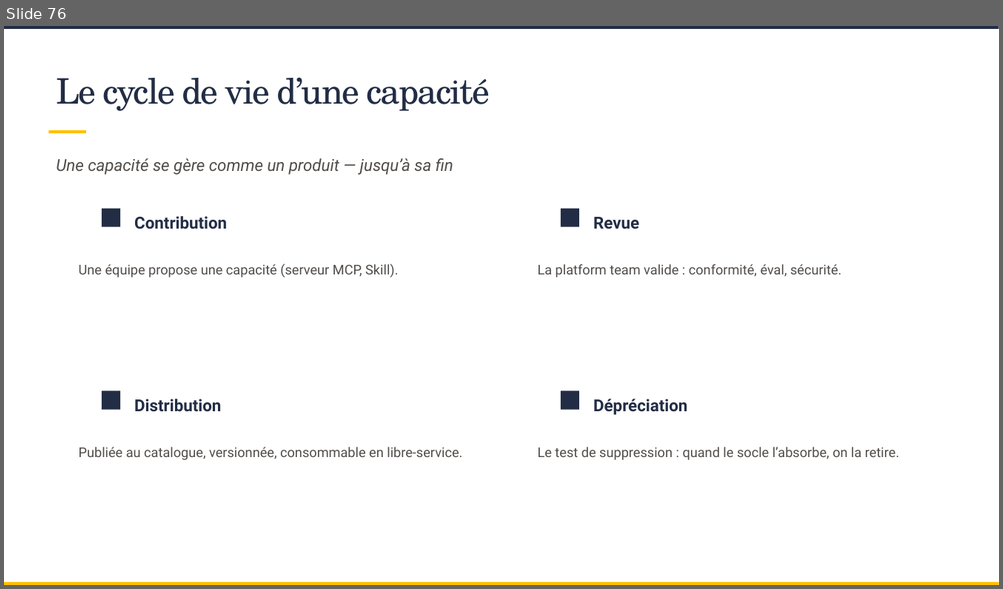
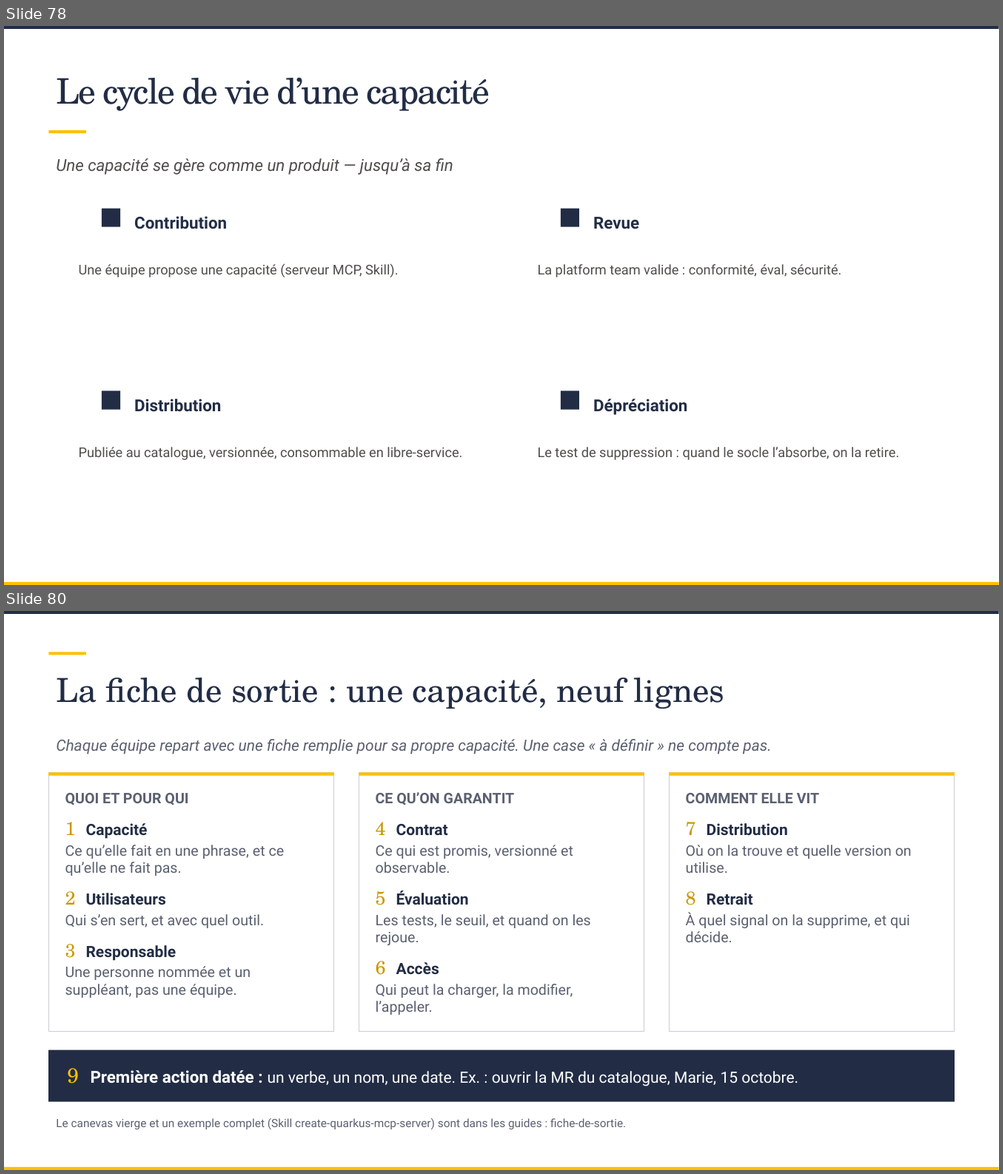
Before and after one commit to SCIAM-FR/formation-ia, a slide deck: slides/Support_formation_SCIAM.pptx. Shown one above the other, each under a label of ours: slide 76 before the commit, slides 78 and 80 after it; the slides between them are not shown. The pictures are 1003x589 and 1003x1174 pixels, drawn with LibreOffice and Linux fonts; fonts in the diff are those of the drawing; background and template pictures are left out. Boxes give left, top, right and bottom in pixels: in the first picture for what was removed or moved away, otherwise in the second. Text is boxed around its words. In the diff, an @@ line names an element or a change of style, - is before the commit and + after.

```diff
--- a/slides/Support_formation_SCIAM.pptx
+++ b/slides/Support_formation_SCIAM.pptx
@@ slide 80 added at box(4, 611, 999, 1170), background picture (left out); not listed: 2 template elements that a slide beside it also shows @@
@@ rectangle added at box(48, 652, 86, 655), fill #FFC000 @@
@@ title added at box(56, 678, 725, 709), 32 pt, text #222D45 @@
+La fiche de sortie : une capacité, neuf lignes
@@ text added at box(56, 739, 771, 755), 15 pt, text #5A6070, italic @@
+Chaque équipe repart avec une fiche remplie pour sa propre capacité. Une case « à définir » ne compte pas.
@@ rectangle added at box(48, 773, 334, 1032), fill #FFFFFF, outline #C9CDD6 1 pt @@
@@ rectangle added at box(48, 773, 334, 776), fill #FFC000 @@
@@ rectangle added at box(358, 773, 643, 1032), fill #FFFFFF, outline #C9CDD6 1 pt @@
@@ rectangle added at box(358, 773, 643, 776), fill #FFC000 @@
@@ rectangle added at box(669, 773, 954, 1032), fill #FFFFFF, outline #C9CDD6 1 pt @@
@@ rectangle added at box(669, 773, 954, 776), fill #FFC000 @@
@@ text added at box(65, 793, 284, 998), 14 pt, text #5A6070 @@
+QUOI ET POUR QUI
+1 Capacité
+Ce qu’elle fait en une phrase, et ce qu’elle ne fait pas.
+2 Utilisateurs
+Qui s’en sert, et avec quel outil.
+3 Responsable
+Une personne nommée et un suppléant, pas une équipe.
@@ text added at box(375, 792, 591, 1015), 14 pt, text #5A6070 @@
+CE QU’ON GARANTIT
+4 Contrat
+Ce qui est promis, versionné et observable.
+5 Évaluation
+Les tests, le seuil, et quand on les rejoue.
+6 Accès
+Qui peut la charger, la modifier, l’appeler.
@@ text added at box(686, 793, 911, 943), 14 pt, text #5A6070 @@
+COMMENT ELLE VIT
+7 Distribution
+Où on la trouve et quelle version on utilise.
+8 Retrait
+À quel signal on la supprime, et qui décide.
@@ rectangle added at box(48, 1051, 955, 1102), fill #222D45, 15 pt, text #FFFFFF @@
+9 Première action datée : un verbe, un nom, une date. Ex. : ouvrir la MR du catalogue, Marie, 15 octobre.
@@ text added at box(56, 1119, 626, 1130), 11 pt, text #5A6070 @@
+Le canevas vierge et un exemple complet (Skill create-quarkus-mcp-server) sont dans les guides : fiche-de-sortie.
@@ what was slide 76 is now slide 78 @@
```
Also in this commit, not shown: 11 slides changed, 5 other slides added, 4 slides removed, 18 other files.
